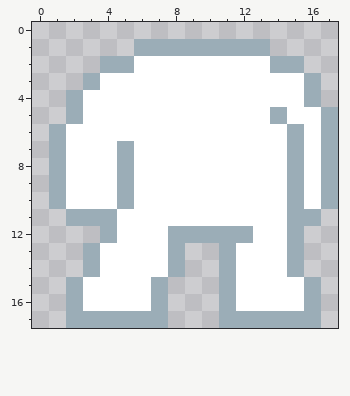
Edited in one commit: pixel-art sprite (assets/sprites/body.png). Above is the file before it was changed.
The file is 18x18 pixels.
The same view after the edit:
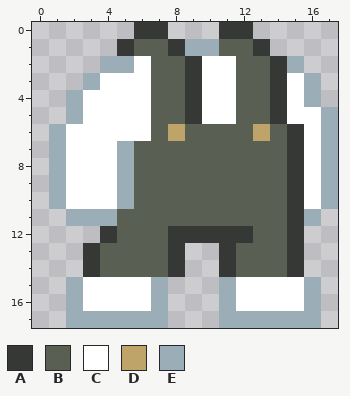
Palette (. is transparent): A #353834  B #5a5f54  C #ffffff  D #bea468  E #9badb7
The edit:
@@ x 0..17 @@
- 0 ..................
- 1 ......EEEEEEEE....
- 2 ....EECCCCCCCCEE..
- 3 ...ECCCCCCCCCCCCE.
- 4 ..ECCCCCCCCCCCCCE.
- 5 ..ECCCCCCCCCCCECCE
- 6 .ECCCCCCCCCCCCCECE
- 7 .ECCCECCCCCCCCCECE
- 8 .ECCCECCCCCCCCCECE
- 9 .ECCCECCCCCCCCCECE
-10 .ECCCECCCCCCCCCECE
-11 ..EEECCCCCCCCCCEE.
-12 ....ECCCEEEEECCE..
-13 ...ECCCCE..ECCCE..
-14 ...ECCCCE..ECCCE..
+ 0 ......AA...AA.....
+ 1 .....ABBAEEBBA....
+ 2 ....EECBBACCBBAE..
+ 3 ...ECCCBBACCBBACE.
+ 4 ..ECCCCBBACCBBACE.
+ 5 ..ECCCCBBACCBBACCE
+ 6 .ECCCCCBDBBBBDBACE
+ 7 .ECCCEBBBBBBBBBACE
+ 8 .ECCCEBBBBBBBBBACE
+ 9 .ECCCEBBBBBBBBBACE
+10 .ECCCEBBBBBBBBBACE
+11 ..EEEBBBBBBBBBBAE.
+12 ....ABBBAAAAABBA..
+13 ...ABBBBA..ABBBA..
+14 ...ABBBBA..ABBBA..
 15 ..ECCCCE...ECCCCE.
